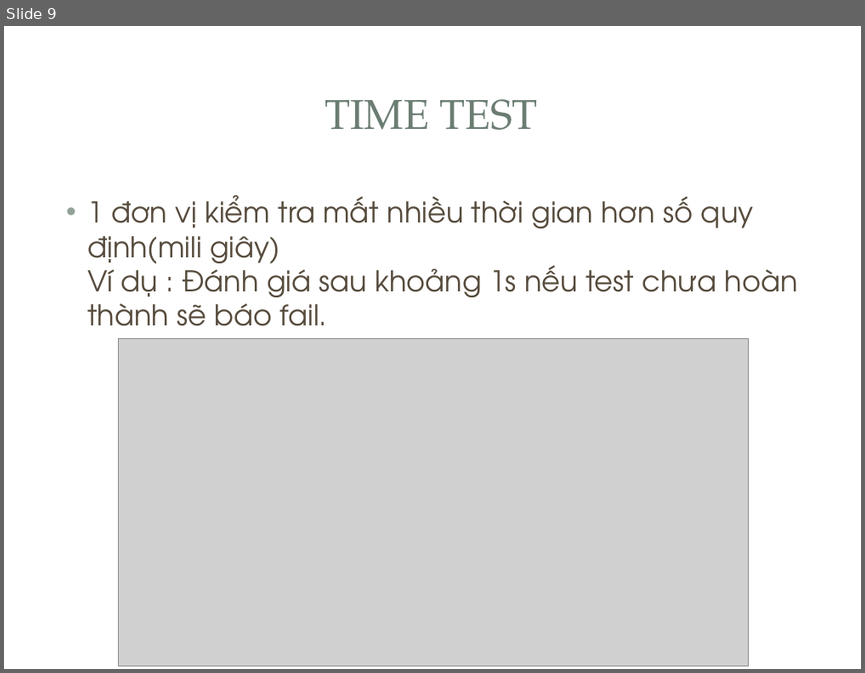
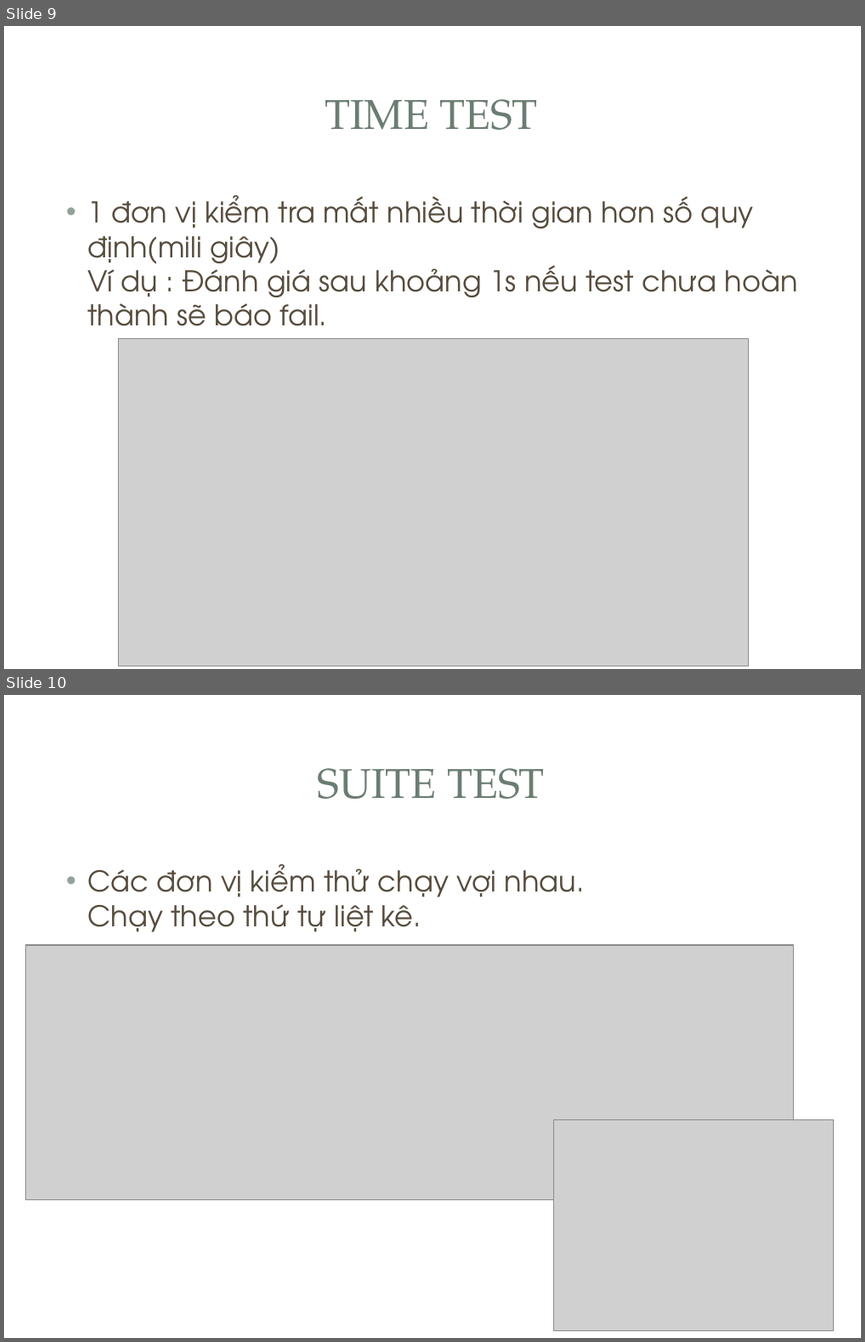
Before and after one commit to fordream/docs, a slide deck: test-junit/junit.pptx. Shown one above the other, each under a label of ours: slide 9 before the commit, slides 9 and 10 after it. The pictures are 865x673 and 865x1342 pixels, drawn with LibreOffice and Linux fonts; fonts in the diff are those of the drawing; grey boxes stand for pictures; background and template pictures are left out. Boxes give left, top, right and bottom in pixels: in the first picture for what was removed or moved away, otherwise in the second. Text is boxed around its words. In the diff, an @@ line names an element or a change of style, - is before the commit and + after.

```diff
--- a/test-junit/junit.pptx
+++ b/test-junit/junit.pptx
@@ slide 10 added at (4,695,861,1338), background picture (left out); not listed: 3 template elements that a slide beside it also shows @@
@@ title added at (317,768,545,799), 35 pt, text #6B7D72 @@
+SUITE TEST
@@ text added at (87,864,585,932), 24 pt, text #564B3C @@
+• Các đơn vị kiểm thử chạy vợi nhau.
+  Chạy theo thứ tự liệt kê.
@@ picture added at (25,945,793,1200) @@
@@ picture added at (554,1120,834,1331) @@
```
Also in this commit, not shown: 6 other slides added.
